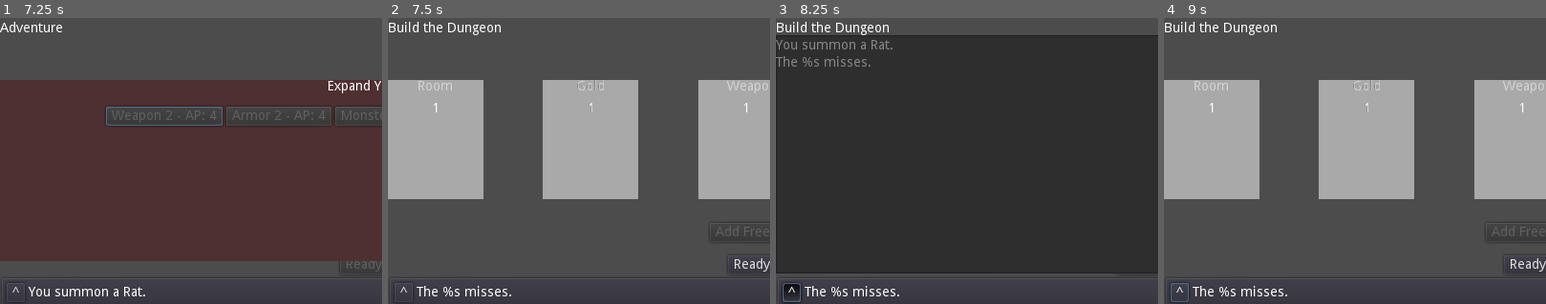
Above: before the commit, frames 1-4 (left to right).
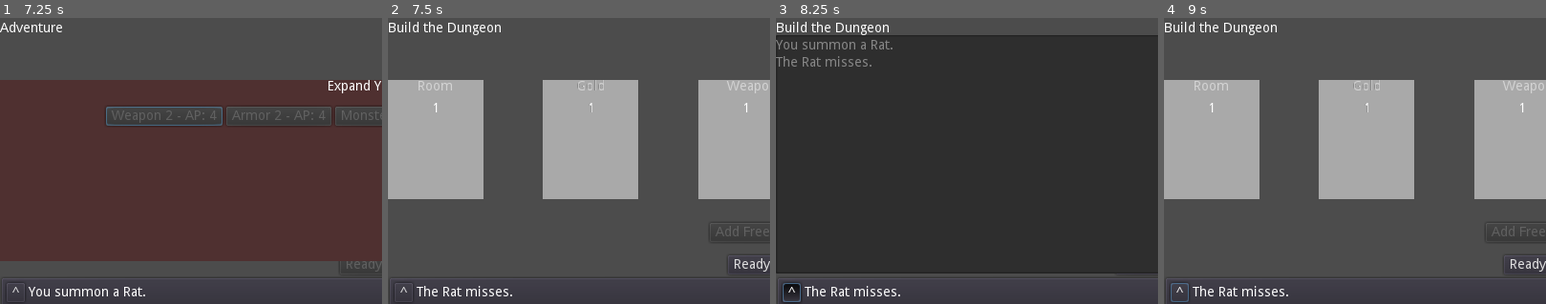
Above: after the commit, the same moments.

Repository: doctor-g/7DRL-2021
Game: Godot game, scene res://src/Game.tscn
Two runs of this game, one before a commit and one after it. Both use one fixed random seed, a clock stepped at 60 frames per second and the inputs below.
Inputs (mouse positions are % of the whole screen's width and height, from its top left):
- Up to frame 1 (7.25 s): click "Ready to Adventure" at 0.5 s; click "Done" at 1.25 s; click "Ready to Adventure" at 2 s; click "Done" at 2.75 s; click "Add Free Monster" at 3.5 s; click "^" at 4.25 s; click "^" at 5 s; click "Ready to Adventure" at 5.75 s; click "Weapon 2 - AP: 4" at 6.5 s
- Up to frame 2 (7.5 s): click "Done" at 7.25 s
- Up to frame 3 (8.25 s): click "^" at 8 s
- Up to frame 4 (9 s): tap Enter at 8.75 s; move the mouse to (59, 14) at 8.77 s; click (59, 14) at 8.92 s
The pictures show only the part of the screen within x 0-50%, y 49-99%; the shares and areas given below are measured in that part.

Frame 1 is identical in both runs. In frame 2, 0.3% of the frame differs, in the area x 14-33%, y 93-98%; in frame 3, 0.5%, in the area x 7-33%, y 13-98%; in frame 4, 0.3%.

Commit message:
Fix missing string formatter

Diff:
--- a/project/src/Game.gd
+++ b/project/src/Game.gd
@@ -279,7 +279,7 @@
 			message += "The %s hits for %d. " % [monster.name, damage]
 			player.hp -= damage
 		else:
-			message += "The %s misses. "
+			message += "The %s misses. " % monster.name
 	Log.log(message)
 
 
